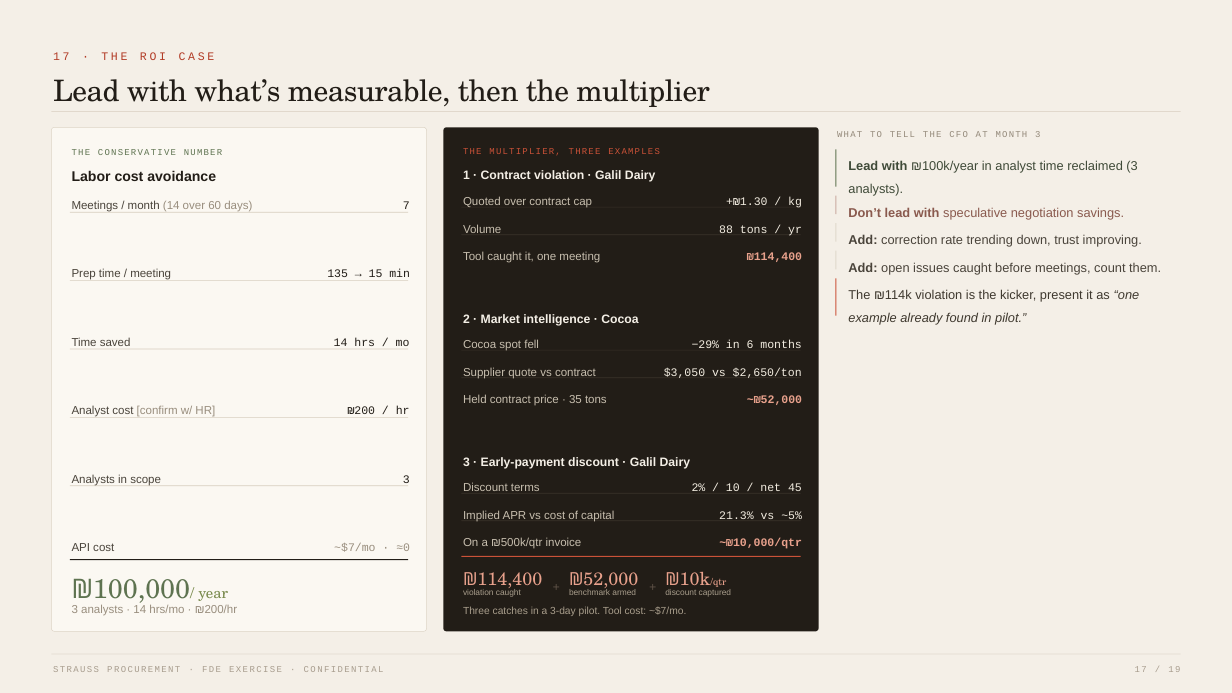
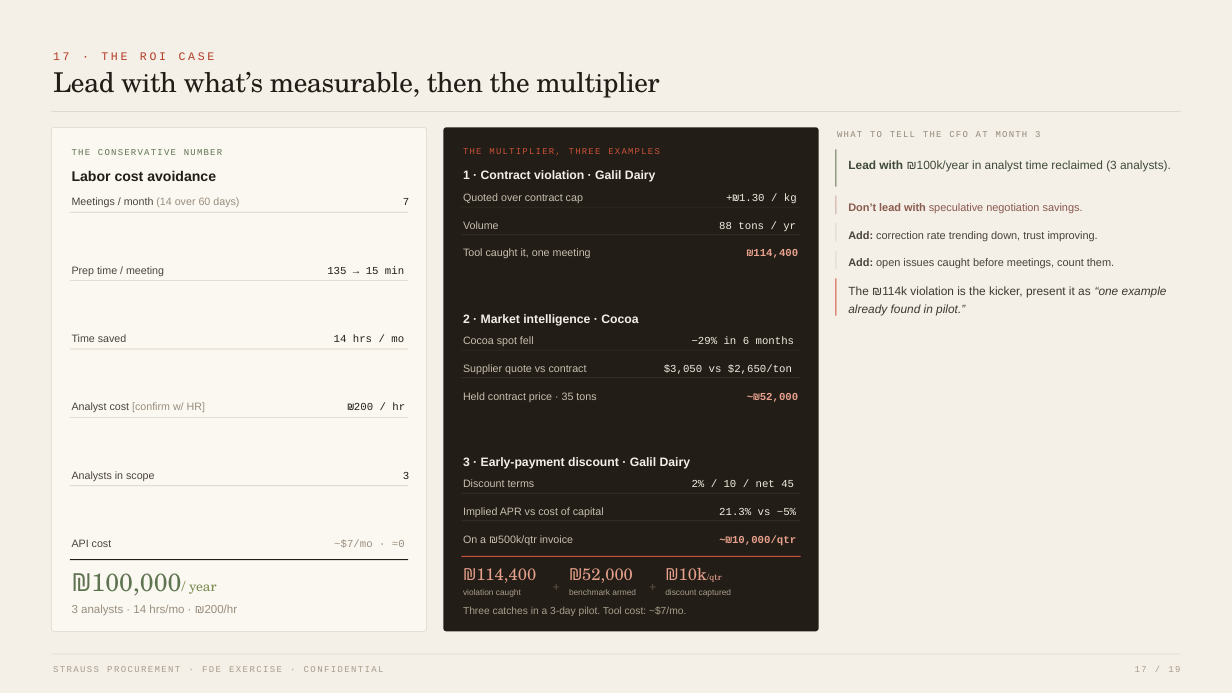
Before and after one commit to jannettec-ai/Strauss-FDE-Exercise, a slide deck: slide 18 of docs/Strauss_FDE_Interview_Deck.pptx. Drawn at 1232x693 pixels with LibreOffice and Linux fonts; fonts in the diff are those of the drawing. Boxes give left, top, right and bottom in pixels: in the first picture for what was removed or moved away, otherwise in the second. Text is boxed around its words. In the diff, an @@ line names an element or a change of style, - is before the commit and + after.

```diff
--- a/docs/Strauss_FDE_Interview_Deck.pptx
+++ b/docs/Strauss_FDE_Interview_Deck.pptx
@@ text "Lead with what’s measurable, then ..." at bbox=[53, 72, 659, 98]: size 34.5 to 31.9 pt; line spacing 1.03 to 0.83 @@
@@ text "Lead with ₪100k/year in analyst ..." at bbox=[848, 160, 1171, 172]: size 15 to 13.9 pt @@
@@ size 15 to 12.8 pt; line spacing 1.45 to 1.25 in 3 elements at bbox=[848, 203, 1083, 213], bbox=[848, 231, 1098, 241], bbox=[848, 258, 1114, 268] @@
@@ text "The ₪114k violation is the ..." at bbox=[848, 286, 1167, 316]: size 15 to 13.9 pt; line spacing 1.45 to 1.25 @@
@@ size 13.5 to 12.5 pt; line spacing 1.4 to 1.2 in 30 elements at bbox=[72, 197, 239, 207], bbox=[403, 198, 409, 205], bbox=[72, 266, 164, 276], bbox=[327, 266, 404, 274], bbox=[72, 334, 127, 342], bbox=[334, 335, 404, 342], bbox=[72, 402, 205, 412], bbox=[348, 403, 405, 410], bbox=[72, 471, 155, 481], bbox=[403, 472, 409, 479], bbox=[72, 539, 112, 547], bbox=[334, 540, 405, 548], bbox=[463, 193, 583, 203], bbox=[726, 194, 797, 203], bbox=[463, 221, 499, 229], bbox=[719, 222, 796, 231], bbox=[463, 248, 591, 258], bbox=[747, 249, 798, 258], bbox=[463, 336, 534, 346], bbox=[692, 337, 794, 344], bbox=[463, 364, 587, 374], bbox=[664, 365, 792, 374], bbox=[463, 392, 596, 402], bbox=[747, 393, 798, 402], bbox=[463, 479, 535, 487], bbox=[692, 480, 794, 487], bbox=[463, 507, 604, 517], bbox=[719, 508, 796, 515], bbox=[463, 535, 573, 545], bbox=[719, 535, 796, 546] @@
@@ text "₪114,400" at bbox=[476, 568, 536, 583]: size 21 to 19.4 pt; line spacing 1 to 0.8 @@
@@ text "₪52,000" at bbox=[582, 568, 633, 583]: size 21 to 19.4 pt; line spacing 1 to 0.8 @@
@@ text "₪10k/qtr" at bbox=[679, 568, 722, 582]: size 21 to 19.4 pt, size 11.2 to 10.4 pt in "₪10k/qtr"; line spacing 1 to 0.8 @@
@@ text "₪100,000/ year" at bbox=[91, 573, 216, 595]: size 31.5 to 29.1 pt in "₪100,000/"; size 17.2 to 16 pt in "₪100,000/ year"; line spacing 1 to 0.8 @@
```
Also in this commit, not shown: 18 other slides changed, 10 other files.
